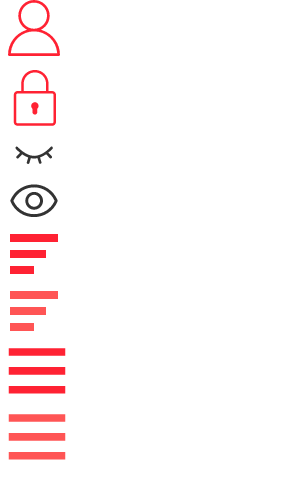
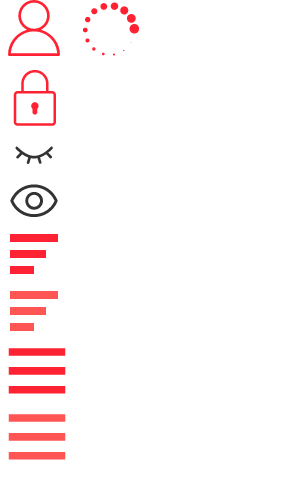
Layers edited between the first and the second 300x500 image:
added layer "loading" above "menu-close" over [left=83, top=2, right=139, bottom=56]
